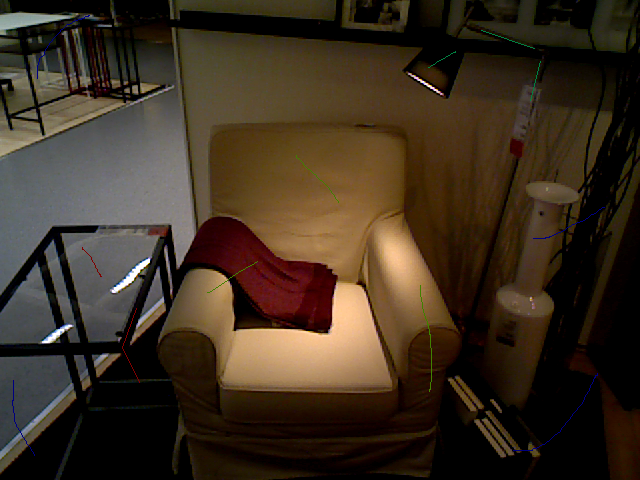
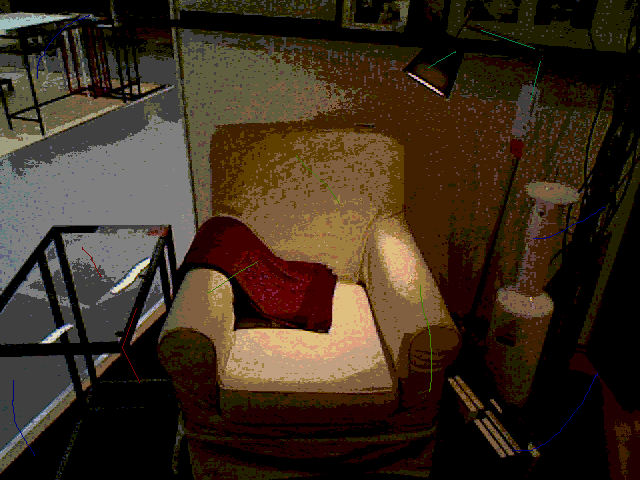
Comparing the layer stacks of the two 640 × 480 images. Changes:
painted on "94_LivingLow.png" over [0, 0, 640, 480]
